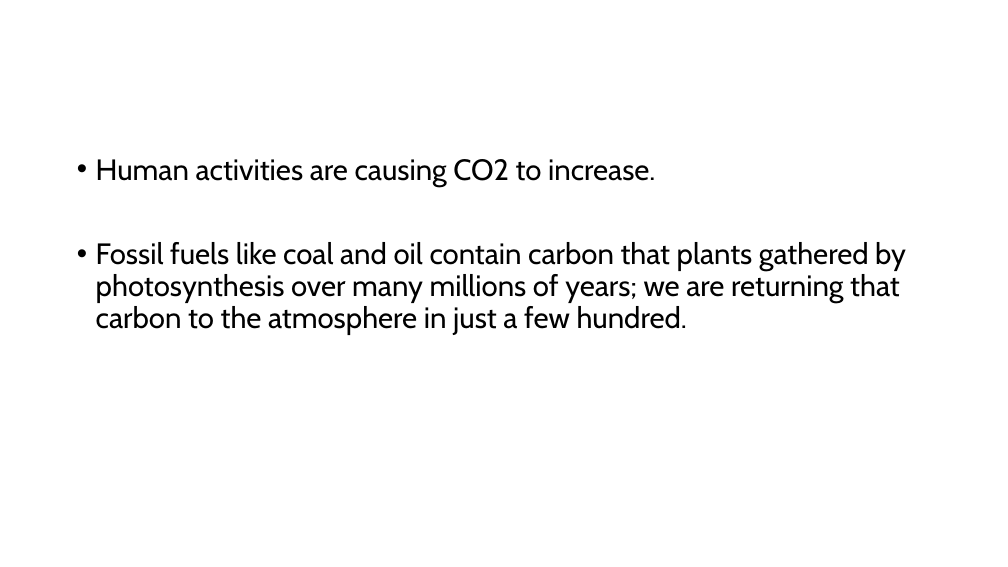
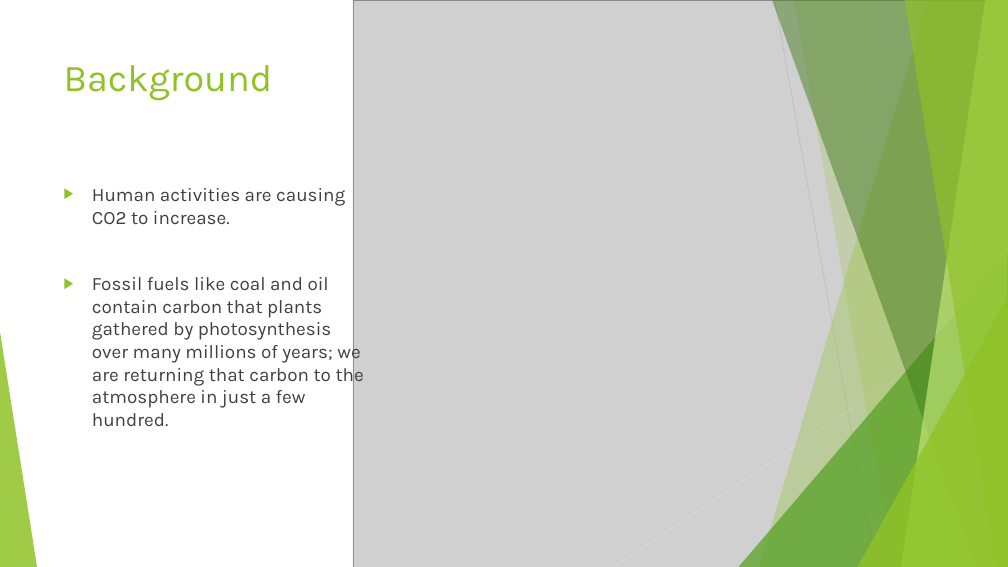
Before and after one commit to ddaniel2024/Project-3, a slide deck: slide 3 of powerpoint.pptx (slide 2 before the commit). Drawn at 1008x567 pixels with LibreOffice and Linux fonts; fonts in the diff are those of the drawing; grey boxes stand for pictures. Boxes give left, top, right and bottom in pixels: in the first picture for what was removed or moved away, otherwise in the second. Text is boxed around its words. In the diff, an @@ line names an element or a change of style, - is before the commit and + after.

Commit message:
working on ppt

```diff
--- a/powerpoint.pptx
+++ b/powerpoint.pptx
@@ picture added at bbox=[353, 0, 1008, 567] @@
@@ freeform shape added at bbox=[759, 0, 1008, 567], fill #90C226 at 30% opacity @@
@@ freeform shape added at bbox=[772, 0, 1008, 567], fill #3F7819 at 47% opacity @@
@@ line added from (775, 0) to (876, 567), #BFBFBF 0.75 pt @@
@@ freeform shape added at bbox=[794, 0, 1008, 567], fill #90C226 at 20% opacity @@
@@ freeform shape added at bbox=[901, 0, 1008, 567], fill #C0E474 at 70% opacity @@
@@ freeform shape added at bbox=[904, 0, 1008, 567], fill #90C226 at 65% opacity @@
@@ title added at bbox=[64, 65, 273, 101], 36 pt, text #90C226 @@
+Background
@@ text "Human activities are causing CO2 ...": place and size @@
-text "Human activities are causing CO2 ..." at bbox=[96, 159, 906, 335]
+text "Human activities are causing CO2 ..." at bbox=[92, 188, 364, 426]
@@ text "Human activities are causing CO2 ..." at bbox=[92, 188, 364, 426]: size 28 to 18 pt, font Cabin to Karla, text colour #000000 to #404040; bullet • to ▶; line spacing 0.9 to 1 @@
@@ triangle added at bbox=[739, 252, 1008, 567], fill #54A021 at 72% opacity @@
@@ triangle added at bbox=[858, 297, 1008, 567], fill #90C226 at 80% opacity @@
@@ line added from (1008, 305) to (614, 567), #D9D9D9 0.75 pt @@
@@ group added at bbox=[0, 0, 1008, 567]: 5 freeform shapes, 3 triangles @@
```
Also in this commit, not shown: 7 other slides changed, 15 slides added, 4 slides removed.
